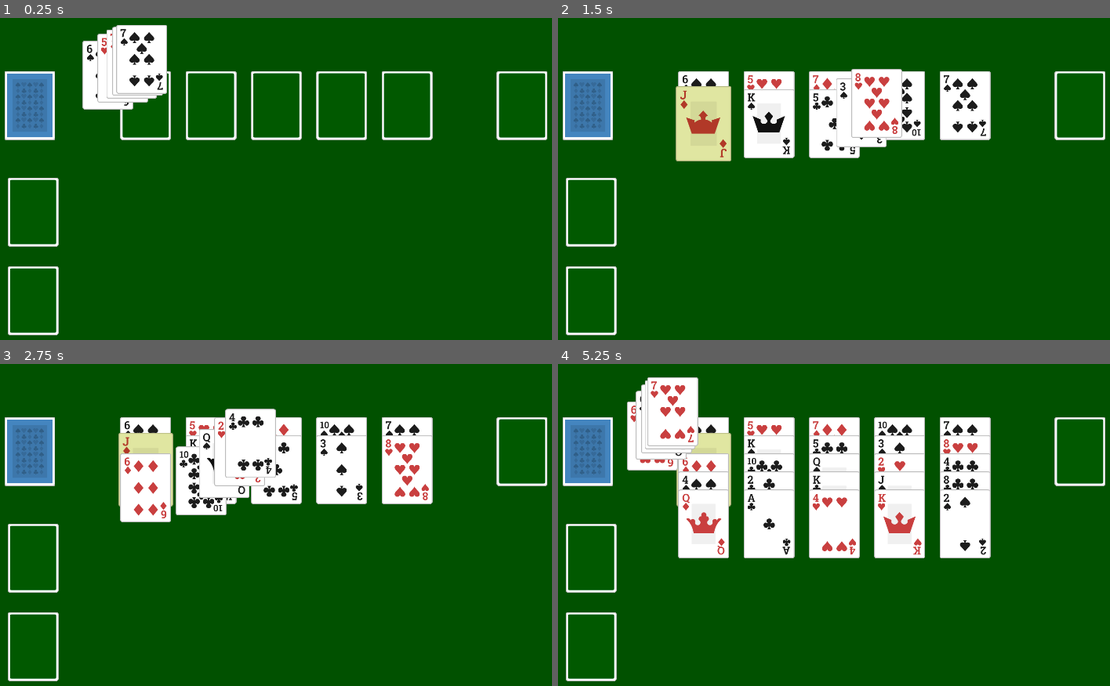
Above: before the commit, frames 1-4 (two rows, left to right).
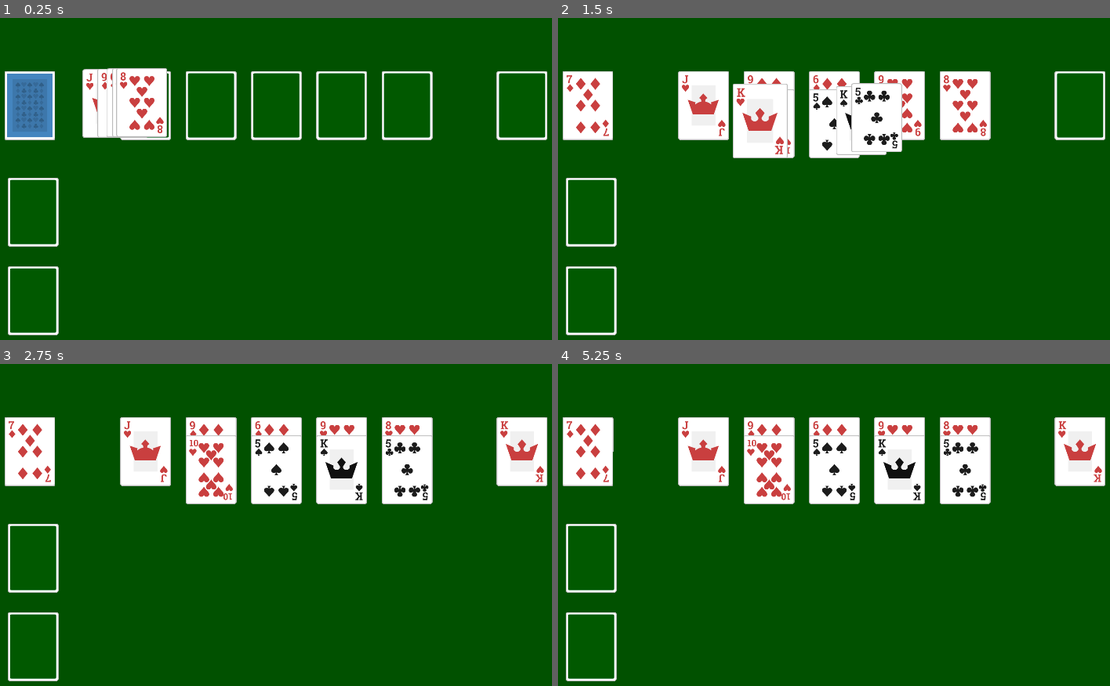
Above: after the commit, the same moments.

Repository: tcfitzgerald/lucky-13
Game: Godot game, scene res://Board/Board.tscn
Same seed, same stepped clock (60 frames per second), same inputs: the game is played once before the commit and once after it.
Inputs (mouse positions are in pixels of both pictures, inside the frame that each line leads up to):
- Up to frame 1 (0.25 s): no input
- Up to frame 2 (1.5 s): click (585, 104) at 0.52 s; click (701, 104) at 1.27 s
- Up to frame 3 (2.75 s): click (27, 450) at 2.02 s
- Up to frame 4 (5.25 s): click (585, 450) at 2.77 s; click (585, 450) at 3.52 s; click (701, 450) at 4.27 s; click (585, 450) at 5.02 s

The runs differ from the first frame. In frame 1, 3.9% of the frame differs, in the area x 14-31%, y 2-38%; in frame 2, 7.3%; in frame 3, 9.8%; in frame 4, 18%, in the area x 0-100%, y 4-61%.

Commit message:
Undo should be complete.  A few small fixes.

Diff:
--- a/Board/Board.gd
+++ b/Board/Board.gd
@@ -1,5 +1,7 @@
 extends Control
 class_name Board
+
+const card_move = preload("res://Card/Move.gd")
 
 onready var deck = $MarginContainer/CenterContainer/Deck
 onready var deck_cards = $MarginContainer/CenterContainer/Deck/Cards
@@ -18,58 +20,177 @@
 
 onready var waste_pile = $MarginContainer/CenterContainer/WastePile
 
-var card_offset: int = 50
-var tableau_count: int = 5
-var overflow_tableau_count: int = 2
-var cards_per_tableau: int = 1
+onready var undo_tween = $Tween
 
-var available_moves: Array = []
-var playable_cards: Array = []
+var card_offset : int = 50
+var start_card_offset : int = 150
+var tableau_count : int = 5
+var overflow_tableau_count : int = 2
+var cards_per_tableau : int = 1
 
-
+var available_moves : Array = []
+var playable_cards : Array = []
 
 func _ready() -> void:
 	deck.build_deck()
 	deal()
 	deck.connect("deck_clicked", self, "deal")
+	waste_pile.connect("check_board_state", self, "_on_check_board_state")
 	for tableau in tableaus:
 		tableau.connect("card_added", self, "update_deck")
 
 	for tableau in overflow_tableaus:
 		tableau.connect("card_added", self, "update_deck")
 
+# warning-ignore:unused_argument
+func _unhandled_key_input(event) -> void:
+	if Input.is_action_just_pressed("reload"):
+		get_tree().reload_current_scene()
+
+	if Input.is_action_just_pressed("matches"):
+# warning-ignore:return_value_discarded
+		board_has_matches()
+
+	if Input.is_action_just_pressed("undo"):
+		undo()
+
+
 func deal() -> void:
 
 	var duration = 1
+	var _moves = []
 
 	if deck.get_card_count() > 7:
 
+# warning-ignore:unused_variable
 		for i in range(0, cards_per_tableau):
 			for j in range(0, tableau_count):
 				var selected_card = deck.get_top_card()
+				var move = card_move.new(selected_card, selected_card.to_json(), selected_card.get_parent(), selected_card.position, "deal")
+				_moves.append(move)
 				selected_card.card_type = "tableau"
 				deck_cards.remove_child(selected_card)
 				var k = tableaus[j].get_card_count()
 				duration += .5
-				tableaus[j].add_card_to_tableau(selected_card, k * card_offset, duration * .35)
+				tableaus[j].add_card_to_tableau(selected_card, k * card_offset, start_card_offset, duration * .35)
+
+		BoardManager.moves.append(_moves)
 	else:
+# warning-ignore:unused_variable
 		for i in range(0, cards_per_tableau):
 			for j in range(0, tableau_count):
 				var selected_card = deck.get_top_card()
+				var move = card_move.new(selected_card, selected_card.to_json(), selected_card.get_parent(), selected_card.position, "deal")
+				_moves.append(move)
 				selected_card.card_type = "tableau"
 				deck_cards.remove_child(selected_card)
 				var k = tableaus[j].get_card_count()
 				duration += .5
-				tableaus[j].add_card_to_tableau(selected_card, k * card_offset, duration * .35)
+				tableaus[j].add_card_to_tableau(selected_card, k * card_offset, start_card_offset, duration * .35)
+
+
 
 		for i in range(0, cards_per_tableau):
 			for j in range(0, overflow_tableau_count):
 				var selected_card = deck.get_top_card()
+				var move = card_move.new(selected_card, selected_card.to_json(), selected_card.get_parent(), selected_card.position, "deal")
+				_moves.append(move)
 				selected_card.card_type = "tableau"
 				deck_cards.remove_child(selected_card)
 				duration += .5
-				overflow_tableaus[j].add_card_to_tableau(selected_card, i * card_offset, duration * .35)
+				overflow_tableaus[j].add_card_to_tableau(selected_card, i * card_offset, start_card_offset, duration * .35)
+
+
+		BoardManager.moves.append(_moves)
 
 func update_deck() -> void:
 	if deck.get_card_count() == 0:
-		deck.update_display()
+		deck.update_display('show')
+	else:
+		deck.update_display('hide')
+
+
+func get_playable_cards() -> Array:
+	var _playable_cards = []
+
+	for tableau in tableaus:
+		if tableau.has_cards():
+			_playable_cards.append(tableau.get_top_tableau_card())
+
+	for overflow_tableau in overflow_tableaus:
+		if overflow_tableau.has_cards():
+			_playable_cards.append(overflow_tableau.get_top_tableau_card())
+
+	return _playable_cards
+
+func get_available_moves_for_card(card) -> Array:
+	var _playable_cards = get_playable_cards()
+	var _available_moves = []
+	var selected_card = _playable_cards.find(card)
+
+	if selected_card != -1:
+		_playable_cards.remove(selected_card)
+
+	for playable_card in _playable_cards:
+		if card.int_value + playable_card.int_value == 13 \
+		or card.int_value == 13:
+			_available_moves.append(playable_card)
+
+	for tableau in tableaus:
+		if !tableau.has_cards():
+			_available_moves.append(tableau)
+
+	print(_available_moves)
+
+	return _available_moves
+
+
+func board_has_matches() -> bool:
+
+	var _tableau_cards : Array
+	var _card_matches : Array
+
+	for tableau in tableaus:
+		if tableau.has_cards():
+			_tableau_cards.append(tableau.get_top_tableau_card())
+
+	for overflow_tableau in overflow_tableaus:
+		if overflow_tableau.has_cards():
+			_tableau_cards.append(overflow_tableau.get_top_tableau_card())
+
+	var matches = 0
+	for card in _tableau_cards:
+		if card.int_value + _tableau_cards[0].int_value == 13:
+			matches += 1
+			_card_matches.append(card)
+
+	return bool(matches >= 2)
+
+func _on_check_board_state() -> void:
+	pass
+
+func undo():
+	if BoardManager.moves.size() > 0:
+		var moves = BoardManager.moves.back()
+		moves.invert()
+		for move in moves:
+			var parent = move.card_parent
+			var card = move.card_node
+			var card_position = move.current_position
+			var card_data = move.card_data
+			var undo_move = card_move.new(card, card.to_json(), parent, card_position, "undo")
+			card.get_parent().remove_child(card)
+			parent.add_child(card)
+			card.set_owner(parent)
+			print(card_data)
+			card.card_type = card_data['card_type']
+			card.tableau = card_data['tableau']
+			#card.position = cardPosition
+			undo_tween.interpolate_property(card, "position", card.position,
+				Vector2(card_position.x, card_position.y), 0.35, Tween.TRANS_LINEAR, Tween.EASE_IN_OUT)
+			undo_tween.start()
+		BoardManager.moves.pop_back()
+		update_deck()
+
+	else:
+		return
--- a/Board/Board.tscn
+++ b/Board/Board.tscn
@@ -57,3 +57,5 @@
 current = true
 zoom = Vector2( 1.35, 1.35 )
 smoothing_enabled = true
+
+[node name="Tween" type="Tween" parent="."]
--- a/Board/WastePile.gd
+++ b/Board/WastePile.gd
@@ -16,12 +16,16 @@
 	card.set_owner(card_holder)
 	card.card_type = "wastepile"
 	if play_tween:
+# warning-ignore:return_value_discarded
 		tween.interpolate_property(card, "position", card.position, card_holder.get_parent().position, 1,
 			Tween.TRANS_LINEAR, Tween.EASE_OUT_IN)
+# warning-ignore:return_value_discarded
 		tween.start()
 	elif play_flip:
+# warning-ignore:return_value_discarded
 		tween.interpolate_property(card, "position", parent.get_parent().position, card_holder.get_parent().position, 1,
 			Tween.TRANS_LINEAR, Tween.EASE_OUT_IN)
+# warning-ignore:return_value_discarded
 		tween.start()
 		#card.position = cardHolder.get_parent().position
 
--- a/Card/Card.gd
+++ b/Card/Card.gd
@@ -1,5 +1,7 @@
 extends Node2D
 class_name Card
+
+const card_move = preload("res://Card/Move.gd")
 
 var int_value : int
 var suit : String
@@ -26,8 +28,9 @@
 		if !tableau.is_top_tableau_card(self):
 			return
 
-	var moves = [1]
-	if BoardManager.is_card_selected == false && len(moves) > 0:
+	var available_moves : Array = board.get_available_moves_for_card(self)
+
+	if BoardManager.is_card_selected == false && len(available_moves) > 0:
 
 		if card_type == "tableau":
 			modulate = Color(.88, .90, .63)
@@ -37,22 +40,26 @@
 			animation.play("CardScale")
 
 			if (BoardManager.selected_card.int_value == 13):
+				print(BoardManager.selected_card)
 				animation.play_backwards("CardScale")
 				selected = false
 				modulate = Color.white
 				BoardManager.selected_card.selected = false
 				BoardManager.selected_card.modulate = Color.white
 				BoardManager.selected_card.animation.play_backwards("CardScale")
+				var move = card_move.new(BoardManager.selected_card, BoardManager.selected_card.to_json(), BoardManager.selected_card.get_parent(), BoardManager.selected_card.position, "play")
+				BoardManager.moves.append([move])
 				waste_pile.move_card_to_waste_pile(BoardManager.selected_card)
 
 				BoardManager.selected_card = null
 				BoardManager.is_card_selected = false
 
-			return
+				return
 		else:
 			animation.play("CardShake")
 
 		if selected == false:
+			print(card_type)
 			animation.play("CardShake")
 
 	elif BoardManager.is_card_selected == true:
@@ -65,8 +72,6 @@
 			modulate = Color.white
 			return
 
-
-
 		if (BoardManager.selected_card.int_value + int_value == 13) \
 			and BoardManager.selected_card != self:
 			animation.play_backwards("CardScale")
@@ -75,6 +80,9 @@
 			BoardManager.selected_card.selected = false
 			BoardManager.selected_card.modulate = Color.white
 			BoardManager.selected_card.animation.play_backwards("CardScale")
+			var move1 = card_move.new(BoardManager.selected_card, BoardManager.selected_card.to_json(), BoardManager.selected_card.get_parent(), BoardManager.selected_card.position, "play")
+			var move2 = card_move.new(self, self.to_json(), get_parent(), position, "play")
+			BoardManager.moves.append([move1, move2])
 			waste_pile.move_card_to_waste_pile(self)
 			waste_pile.move_card_to_waste_pile(BoardManager.selected_card)
 
@@ -86,3 +94,6 @@
 			animation.play("CardShake")
 	else:
 		animation.play("CardShake")
+
+func to_json():
+	return {"int_value": int_value, "suit": suit, "face": face_value, "card_type": card_type, "tableau": tableau}
--- /dev/null
+++ b/Card/Move.gd
@@ -0,0 +1,18 @@
+extends Node
+
+var card_node
+var card_data
+var card_parent
+var current_position
+var action
+
+
+func _init(_card, _card_data, _card_parent, _current_position, _action) -> void:
+	card_node = _card
+	card_data = _card_data
+	card_parent = _card_parent
+	current_position = _current_position
+	action = _action
+
+func _ready() -> void:
+	pass
--- a/Deck/Deck.gd
+++ b/Deck/Deck.gd
@@ -6,7 +6,7 @@
 
 signal deck_clicked
 # preload
-var card_scene: PackedScene = preload("res://Card/Card.tscn")
+const card_scene: PackedScene = preload("res://Card/Card.tscn")
 
 
 var cards: Array = [
@@ -75,6 +75,7 @@
 	seed(_seed)
 	print(_seed)
 	cards.shuffle()
+	cards.shuffle()
 	for card in cards:
 		var new_card = card_scene.instance()
 		new_card.suit = card["suit"]
@@ -92,9 +93,13 @@
 func get_card_count() -> int:
 	return card_holder.get_child_count()
 
-func update_display() -> void:
-	card_button.disabled = true
-	card_button.visible = false
+func update_display(state) -> void:
+	if state == 'hide':
+		card_button.disabled = true
+		card_button.visible = false
+	elif state == 'show':
+		card_button.disabled = false
+		card_button.visible = true
 
 func _on_CardTexture_pressed() -> void:
 	emit_signal("deck_clicked")
--- a/Managers/BoardManager.gd
+++ b/Managers/BoardManager.gd
@@ -1,7 +1,8 @@
 extends Node
 
 var is_card_selected : bool = false
-var selected_card : Card
+var selected_card
+var moves : Array
 
 func _ready() -> void:
 	pass
--- a/Tableau/Tableau.gd
+++ b/Tableau/Tableau.gd
@@ -1,5 +1,7 @@
 extends Node2D
 class_name Tableau
+
+const card_move = preload("res://Card/Move.gd")
 
 onready var cards: Node = $Cards
 onready var tableau_button : TextureButton = $TableauButton
@@ -32,12 +34,14 @@
 
 	return card_data
 
-func add_card_to_tableau(selected_card, card_offset, duration = 1):
+func add_card_to_tableau(selected_card, card_offset, start_card_offset = 100, duration = 1):
 	cards.add_child(selected_card)
 	selected_card.set_owner(cards)
 	selected_card.tableau = self
-	tween.interpolate_property(selected_card, "position", selected_card.position,
+# warning-ignore:return_value_discarded
+	tween.interpolate_property(selected_card, "position", selected_card.position + Vector2(0,start_card_offset),
 			Vector2(cards.get_parent().position.x, cards.get_parent().position.y + card_offset), duration, Tween.TRANS_LINEAR, Tween.EASE_IN_OUT)
+# warning-ignore:return_value_discarded
 	tween.start()
 	emit_signal("card_added")
 
@@ -62,8 +66,10 @@
 		return
 
 	if BoardManager.is_card_selected == true:
+		var move = card_move.new(BoardManager.selected_card, BoardManager.selected_card.to_json(), BoardManager.selected_card.get_parent(), BoardManager.selected_card.position, "play")
+		BoardManager.moves.append([move])
 		BoardManager.selected_card.tableau.cards.remove_child(BoardManager.selected_card)
-		add_card_to_tableau(BoardManager.selected_card, 0, 1 * .35)
+		add_card_to_tableau(BoardManager.selected_card, 0, 0, 1 * .35)
 
 		BoardManager.selected_card.selected = false
 		BoardManager.selected_card.modulate = Color.white
--- a/project.godot
+++ b/project.godot
@@ -63,6 +63,24 @@
 
 common/drop_mouse_on_gui_input_disabled=true
 
+[input]
+
+reload={
+"deadzone": 0.5,
+"events": [ Object(InputEventKey,"resource_local_to_scene":false,"resource_name":"","device":0,"alt":false,"shift":false,"control":true,"meta":false,"command":true,"pressed":false,"scancode":82,"physical_scancode":0,"unicode":0,"echo":false,"script":null)
+ ]
+}
+matches={
+"deadzone": 0.5,
+"events": [ Object(InputEventKey,"resource_local_to_scene":false,"resource_name":"","device":0,"alt":false,"shift":false,"control":true,"meta":false,"command":true,"pressed":false,"scancode":77,"physical_scancode":0,"unicode":0,"echo":false,"script":null)
+ ]
+}
+undo={
+"deadzone": 0.5,
+"events": [ Object(InputEventKey,"resource_local_to_scene":false,"resource_name":"","device":0,"alt":false,"shift":true,"control":true,"meta":false,"command":true,"pressed":false,"scancode":85,"physical_scancode":0,"unicode":0,"echo":false,"script":null)
+ ]
+}
+
 [physics]
 
 common/enable_pause_aware_picking=true
